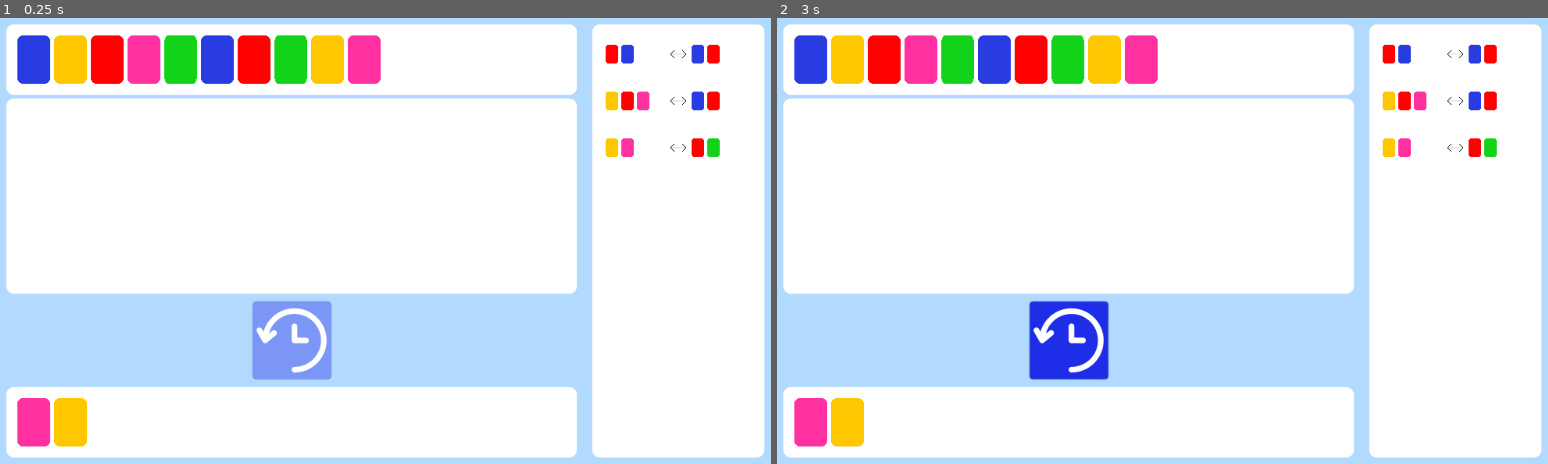
Above: before the commit, frames 1-2 (left to right).
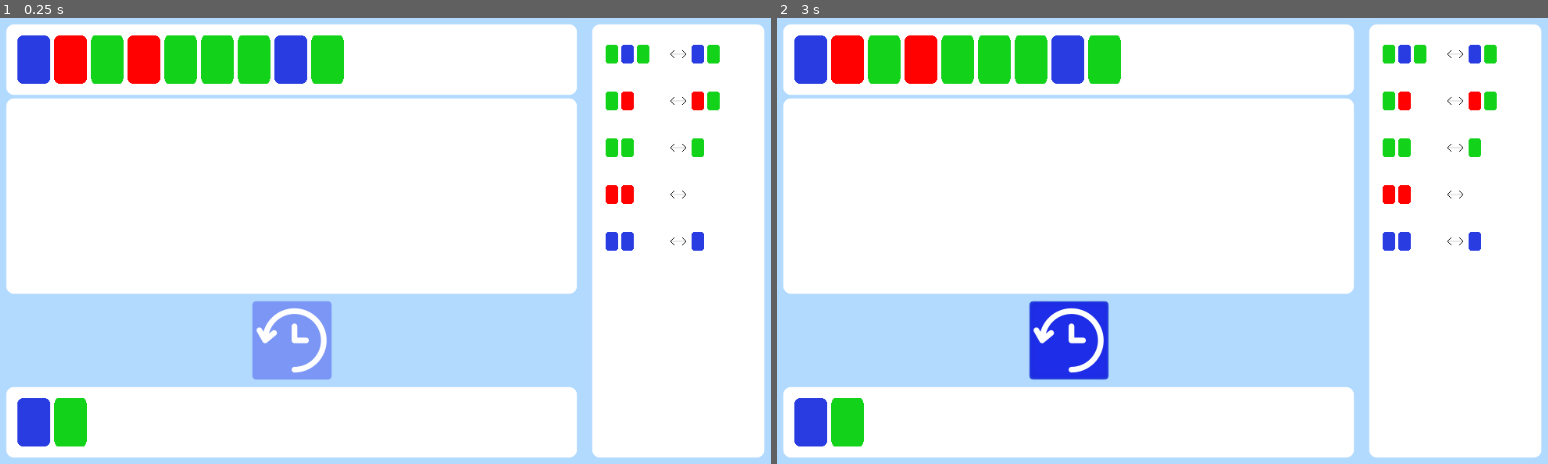
Above: after the commit, the same moments.

Repository: Pertatis/ProjetDomino
Game: Godot game, scene res://Scenes/Resolution.tscn
Two runs of this game, one before a commit and one after it. Both use one fixed random seed, a clock stepped at 60 frames per second and the inputs below. This scene is started directly instead of the project's main scene.
Inputs (mouse positions are in pixels of both pictures, inside the frame that each line leads up to):
- Up to frame 1 (0.25 s): no input
- Up to frame 2 (3 s): click (1069, 339) at 0.5 s; click (1455, 53) at 1.27 s; click (1455, 53) at 2.02 s; click (1069, 339) at 2.75 s

The runs differ from the first frame. In frame 1, 5.8% of the frame differs, in the area x 2-94%, y 3-97%; in frame 2, 5.8%.

Commit message:
rules application working

Diff:
--- a/Global.gd
+++ b/Global.gd
@@ -13,9 +13,11 @@
 var current_level:Dictionary
 
 var level1:Dictionary
+var level2:Dictionary
 
 func _ready():
 	make_level1()
+	make_level2()
 
 func get_color(filename):
 	if "Bleu" in filename:
@@ -76,6 +78,7 @@
 			elif node.name == "Resolution" or node.name == "Test":
 				inst.connect("select_domino_rose",node,"select_domino_handle")
 		return inst
+	return null
 
 func make_level1():
 	var one = ['B','Y','R','P','G','B','R','G','Y','P']
@@ -102,3 +105,46 @@
 	level1["Reg"]=regles.duplicate()
 
 	return level1
+
+func make_level2():
+	var one = ['B','R','G','R','G','G','G','B','G']
+	var two = ['B','G']
+	var regles:Array = []
+	var temp = []
+
+	temp.append(Array(['G','B','G']))
+	temp.append(Array(['B','G']))
+	regles.append(temp)
+
+	temp = []
+	temp.append(Array(['G','R']))
+	temp.append(Array(['R','G']))
+	regles.append(temp)
+
+	temp = []
+	temp.append(Array(['G','G']))
+	temp.append(Array(['G']))
+	regles.append(temp)
+
+	temp = []
+	temp.append(Array(['R','R']))
+	temp.append(Array(['']))
+	regles.append(temp)
+
+	temp = []
+	temp.append(Array(['B','B']))
+	temp.append(Array(['B']))
+	regles.append(temp)
+
+	level2["Base"]=one.duplicate()
+	level2["Obj"]=two.duplicate()
+	level2["Reg"]=regles.duplicate()
+
+	return level2
+
+func remove_whitespace(arr):
+	var new_arr = []
+	for item in arr:
+		if item.strip_edges() != "":
+			new_arr.append(item)
+	return new_arr
--- a/Scenes/Resolution.gd
+++ b/Scenes/Resolution.gd
@@ -14,13 +14,13 @@
 var selected_dominos_type:Array
 
 func _ready():
-	test = Global.level1
+	test = Global.level2
 	creer_niveau()
 
 func creer_niveau():
-	base = Global.level1["Base"].duplicate()
-	objectif = Global.level1["Obj"].duplicate()
-	regles = Global.level1["Reg"].duplicate()
+	base = test["Base"].duplicate()
+	objectif = test["Obj"].duplicate()
+	regles = test["Reg"].duplicate()
 	var instance
 	supprimer_tout()
 	#Ajoute la base
@@ -50,17 +50,26 @@
 		#cote gauche
 		for domino in regle[0]:
 			instance = Global.get_domino(null,domino)
-			instance.position = sous_regle[1].get_children()[1].position + (Vector2.RIGHT * 10 * (sous_regle[1].get_child_count() - 2))
-			instance.scale = Vector2(0.15,0.15)
-			sous_regle[1].add_child(instance)
+			if instance != null:
+				instance.position = sous_regle[1].get_children()[1].position + (Vector2.RIGHT * 10 * (sous_regle[1].get_child_count() - 2))
+				instance.scale = Vector2(0.15,0.15)
+				sous_regle[1].add_child(instance)
+#			else:
+#				instance_regle.selected = true
 		#cote droit
 		for domino in regle[1]:
 			instance = Global.get_domino(null,domino)
-			instance.position = sous_regle[3].get_children()[1].position + (Vector2.RIGHT * 10 * (sous_regle[3].get_child_count() - 2))
-			instance.scale = Vector2(0.15,0.15)
-			sous_regle[3].add_child(instance)
-
+			if instance != null:
+				instance.position = sous_regle[3].get_children()[1].position + (Vector2.RIGHT * 10 * (sous_regle[3].get_child_count() - 2))
+				instance.scale = Vector2(0.15,0.15)
+				sous_regle[3].add_child(instance)
+#			else:
+#				instance_regle.selected = true
 		$Background/PaletteRegles.add_child(instance_regle)
+#
+#	for regle in regles:
+#		if (regle[0] == [''] or regle[1] == ['']):
+#			light_up_regle(regles.find(regle))
 
 
 func supprimer_tout():
@@ -78,7 +87,6 @@
 			$Background/PaletteRegles.remove_child(child)
 
 func select_domino_handle(id):
-	print(id)
 	# si n'existe pas, le rajoute
 	if not selected_dominos.has(id):
 		selected_dominos.append(id)
@@ -96,7 +104,6 @@
 				selected_dominos.erase(i)
 
 	selected_dominos.sort()
-	print(selected_dominos)
 
 #
 	var all_dominos = $Background/Base.get_children()
@@ -117,7 +124,9 @@
 
 func compare_regles():
 	for regle in regles:
+#		if selected_dominos_type == regle[0] or selected_dominos_type == regle[1] or (regle[0] == [''] or regle[1] == ['']):
 		if selected_dominos_type == regle[0] or selected_dominos_type == regle[1]:
+
 			light_up_regle(regles.find(regle))
 		else:
 			darken_regle(regles.find(regle))
@@ -125,7 +134,6 @@
 
 func light_up_regle(number):
 	var regle = $Background/PaletteRegles.get_children()[number + 1]
-	print(regle.get_children()[0].get_children())
 	regle.get_children()[0].color = Color.beige
 	regle.selected = true
 
@@ -137,5 +145,54 @@
 #recherche la regle, et vérifie si elle est selectionné (la base l'équivaut à la regle)-
 func click_on_regle(id):
 	var regle = $Background/PaletteRegles.get_children()[id]
+	var regle_actuelle = regles[id - 1]
+
 	if regle.selected:
-		print('cc')
+		# enlève ce que doit être changé
+		for i in selected_dominos.size():
+			base.remove(selected_dominos[0] - 1)
+
+		#si le coté gauche est selectionné
+		if regle_actuelle[0] == selected_dominos_type:
+			var domino_inserer = regle_actuelle[1].duplicate()
+			domino_inserer.invert()
+			for element in domino_inserer:
+				base.insert(selected_dominos[0] - 1,element)
+
+		#si le coté droit est selectionné
+		if regle_actuelle[1] == selected_dominos_type:
+			var domino_inserer = regle_actuelle[0].duplicate()
+			domino_inserer.invert()
+			for element in domino_inserer:
+				base.insert(selected_dominos[0] - 1,element)
+
+#		#si on appuie sur une règle vide sans avoir selectionné quoique ce soit
+#		if selected_dominos.empty():
+#			if regle_actuelle[0] == ['']:
+#				base.append_array(regle_actuelle[1])
+#			elif regle_actuelle[1] == ['']:
+#				print(regle_actuelle[0])
+#				base.append_array(regle_actuelle[0])
+
+	# réinitialise la sélection
+	selected_dominos = []
+	selected_dominos_type = []
+
+	compare_regles()
+
+	#Supprime la base
+	for child in $Background/Base.get_children():
+		if not (child is Position2D):
+			$Background/Base.remove_child(child)
+	# dessine les dominos
+	var instance
+	for domino in base:
+		instance = Global.get_domino(self,domino)
+		if instance != null:
+			instance.position = $Background/Base/BasePoint.position + (Vector2.RIGHT * distance_domino * ($Background/Base.get_child_count() - 1))
+			$Background/Base.add_child(instance)
+	base = Global.remove_whitespace(base)
+	print(base)
+
+func _on_Reinitialiser_pressed():
+	creer_niveau()
--- a/Scenes/Resolution.tscn
+++ b/Scenes/Resolution.tscn
@@ -93,3 +93,5 @@
 custom_styles/normal = SubResource( 9 )
 icon = ExtResource( 3 )
 icon_align = 1
+
+[connection signal="pressed" from="Reinitialiser" to="." method="_on_Reinitialiser_pressed"]
